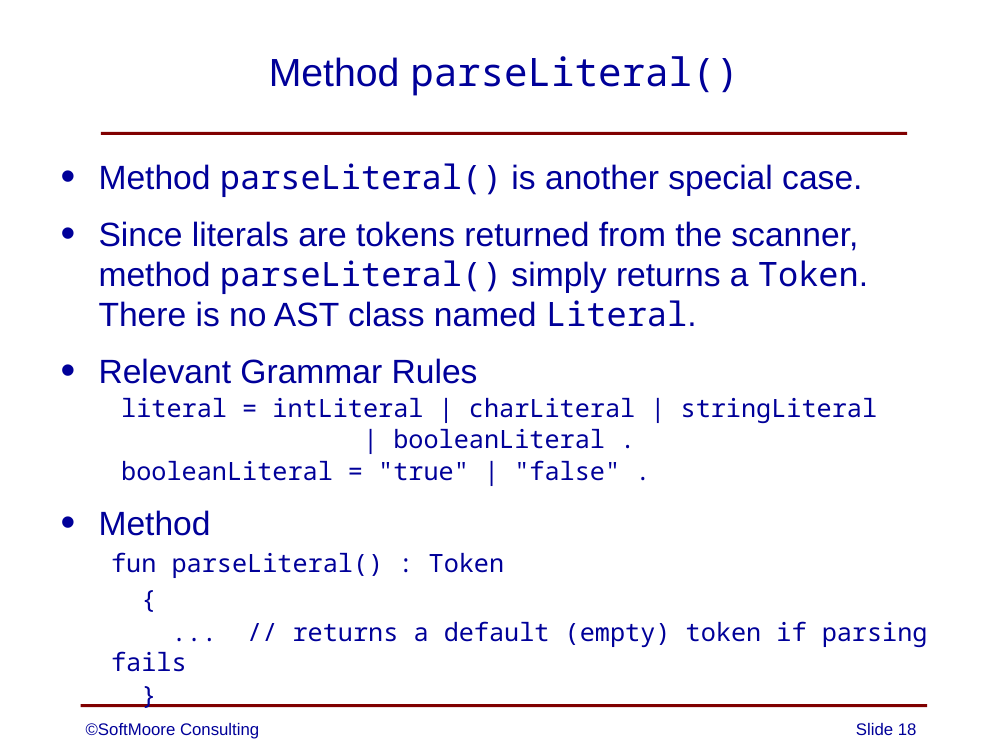
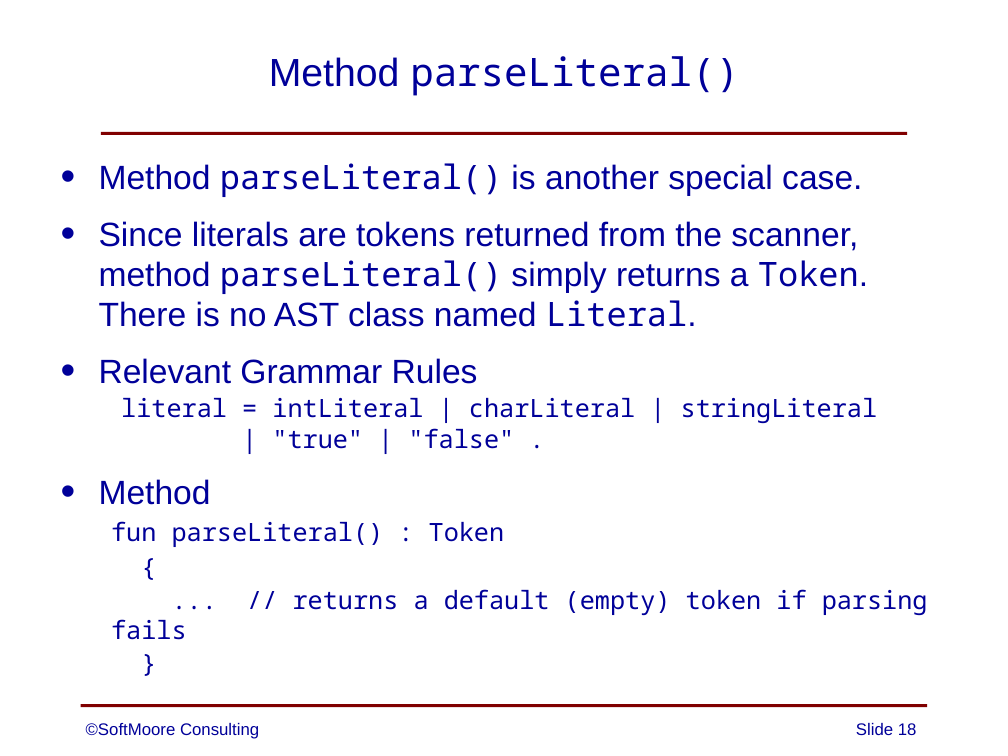
Before and after one commit to SoftMoore/CPRL-Kt-2nd, a slide deck: slide 18 of PowerPoints/08 - Abstract Syntax Trees.pptx. Drawn at 1008x756 pixels with LibreOffice and Linux fonts; fonts in the diff are those of the drawing. Boxes give left, top, right and bottom in pixels: in the first picture for what was removed or moved away, otherwise in the second. Text is boxed around its words. In the diff, an @@ line names an element or a change of style, - is before the commit and + after.

Commit message:
minor improvements to one slide

```diff
--- a/PowerPoints/08 - Abstract Syntax Trees.pptx
+++ b/PowerPoints/08 - Abstract Syntax Trees.pptx
@@ text at <box>272,428,514,449</box>: text changed @@
-| booleanLiteral .
-booleanLiteral = "true" | "false" .
+| "true" | "false" .
```
